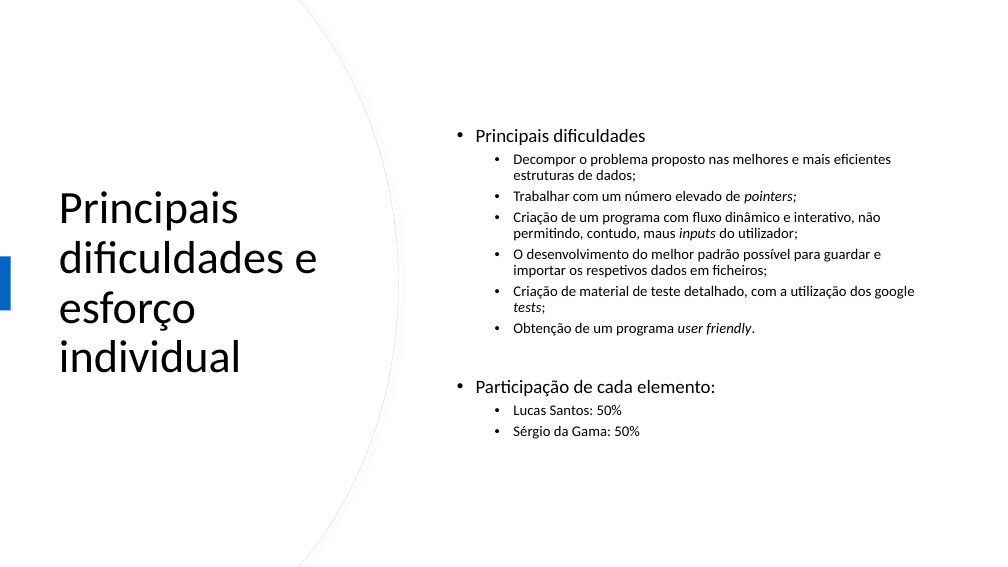
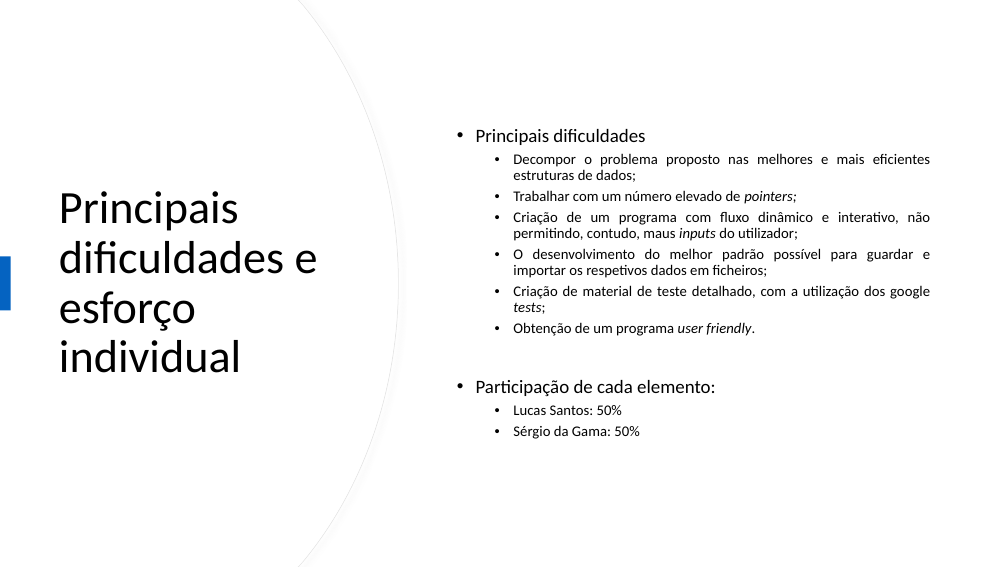
Before and after one commit to lucascalvet/2020_21_AEDA_StreamZ, a slide deck: slide 9 of StreamZ_presentation.pptx. Drawn at 1008x567 pixels with LibreOffice and Linux fonts; fonts in the diff are those of the drawing. Boxes give left, top, right and bottom in pixels: in the first picture for what was removed or moved away, otherwise in the second. Text is boxed around its words. In the diff, an @@ line names an element or a change of style, - is before the commit and + after.

```diff
--- a/StreamZ_presentation.pptx
+++ b/StreamZ_presentation.pptx
@@ text at (x1=513, y1=153, x2=931, y2=439): alignment left to justified @@
```
Also in this commit, not shown: 2 other slides changed, 6 other files.
